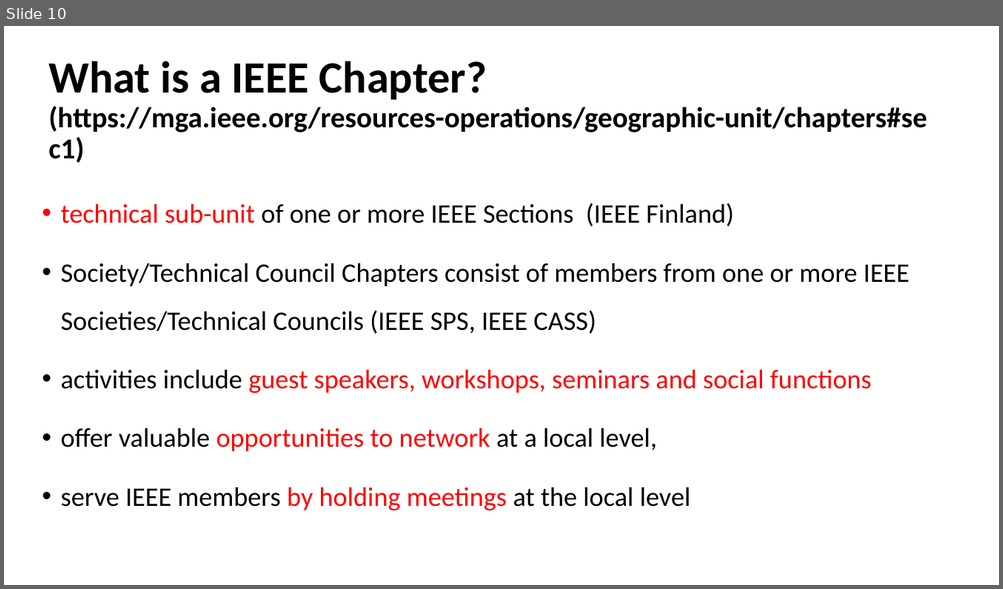
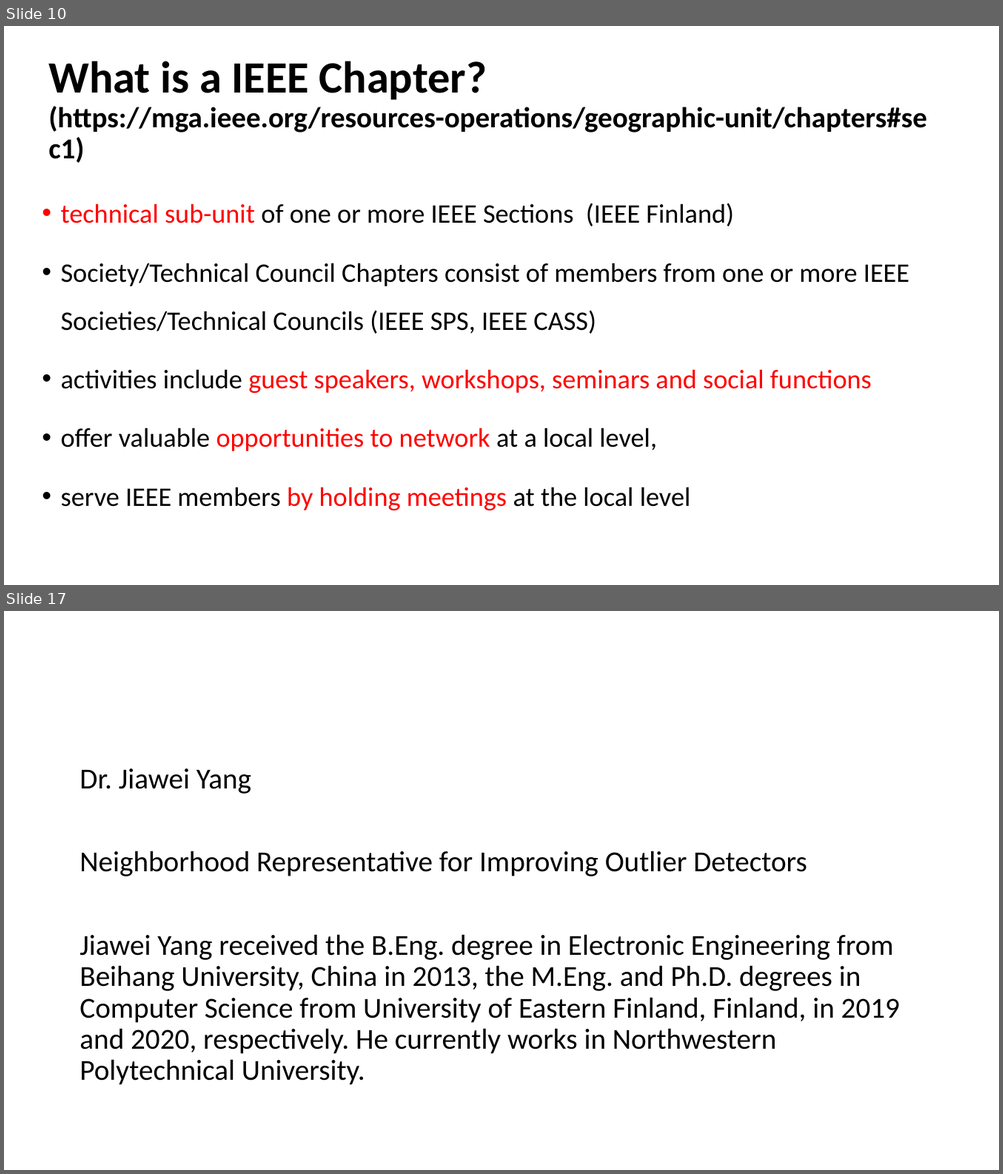
Before and after one commit to ieeespcasfinland/ieeespcasfinland.github.io, a slide deck: Slides05Oct_Ju.pptx. Shown one above the other, each under a label of ours: slide 10 before the commit, slides 10 and 17 after it; the slides between them are not shown. The pictures are 1003x589 and 1003x1174 pixels, drawn with LibreOffice and Linux fonts; fonts in the diff are those of the drawing. Boxes give left, top, right and bottom in pixels: in the first picture for what was removed or moved away, otherwise in the second. Text is boxed around its words. In the diff, an @@ line names an element or a change of style, - is before the commit and + after.

```diff
--- a/Slides05Oct_Ju.pptx
+++ b/Slides05Oct_Ju.pptx
@@ slide 17 added at <box>4,611,999,1170</box>, background #FFFFFF @@
@@ text added at <box>79,769,899,1085</box>, 28 pt, text #000000 @@
+Dr. Jiawei Yang
+Neighborhood Representative for Improving Outlier Detectors
+Jiawei Yang received the B.Eng. degree in Electronic Engineering from Beihang University, China in 2013, the M.Eng. and Ph.D. degrees in Computer Science from University of Eastern Finland, Finland, in 2019 and 2020, respectively. He currently works in Northwestern Polytechnical University.
```
Also in this commit, not shown: 7 slides changed, 5 other slides added, 2 other files.
